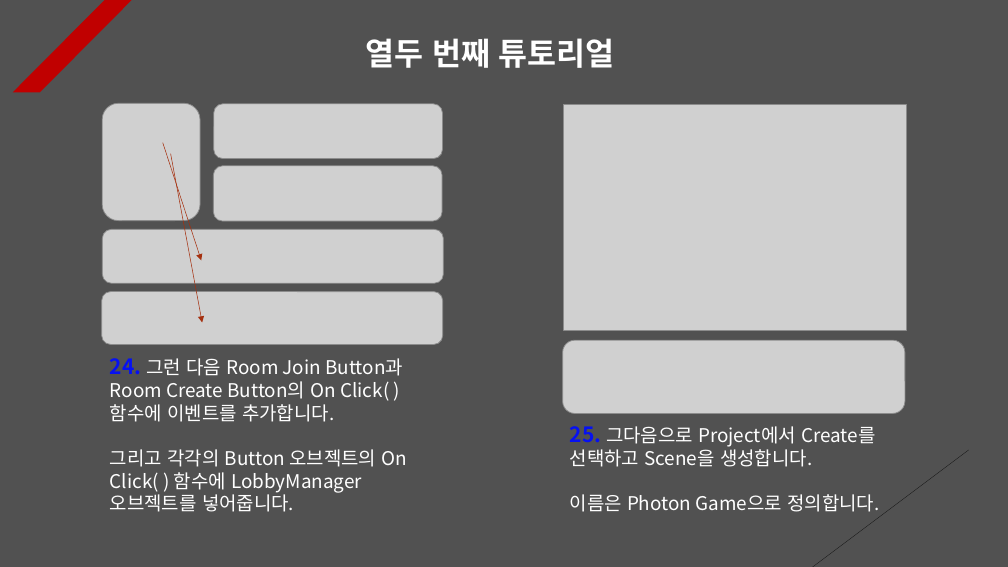
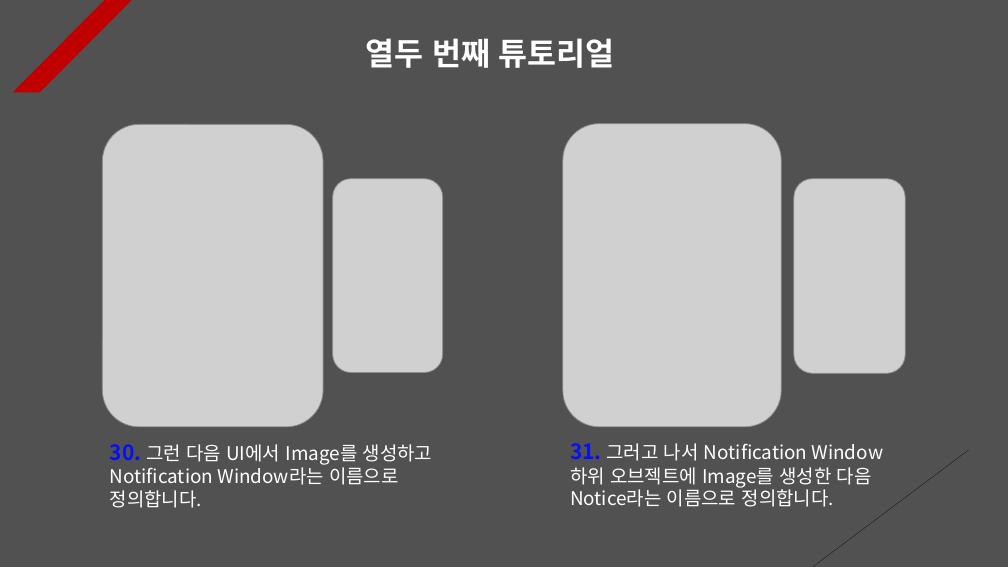
Before and after one commit to Unity2033/3D-UnityEngine, a slide deck: slide 12 of Assets/Class/Photon Server/PPT Data/Photon Room.pptx. Drawn at 1008x567 pixels with LibreOffice and Linux fonts; fonts in the diff are those of the drawing; grey boxes stand for pictures. Boxes give left, top, right and bottom in pixels: in the first picture for what was removed or moved away, otherwise in the second. Text is boxed around its words. In the diff, an @@ line names an element or a change of style, - is before the commit and + after.

```diff
--- a/Assets/Class/Photon Server/PPT Data/Photon Room.pptx
+++ b/Assets/Class/Photon Server/PPT Data/Photon Room.pptx
@@ picture removed at box(102, 104, 200, 221) @@
@@ picture removed at box(214, 104, 442, 158) @@
@@ picture removed at box(564, 104, 907, 330) @@
@@ picture added at box(102, 125, 323, 427) @@
@@ arrow removed from (163, 143) to (201, 260) @@
@@ picture added at box(563, 124, 782, 427) @@
@@ arrow removed from (171, 154) to (202, 323) @@
@@ picture removed at box(213, 166, 442, 221) @@
@@ picture added at box(333, 178, 443, 372) @@
@@ picture added at box(794, 178, 905, 373) @@
@@ picture removed at box(102, 229, 443, 283) @@
@@ picture removed at box(102, 292, 443, 345) @@
@@ text removed at box(110, 358, 408, 512) @@
-24. 그런 다음 Room Join Button과 Room Create Button의 On Click( ) 함수에 이벤트를 추가합니다.
-그리고 각각의 Button 오브젝트의 On Click( ) 함수에 LobbyManager 오브젝트를 넣어줍니다.
@@ picture removed at box(563, 340, 905, 414) @@
@@ text added at box(110, 444, 433, 508), 18 pt, text #FFFFFF @@
+30. 그런 다음 UI에서 Image를 생성하고 Notification Window라는 이름으로 정의합니다.
@@ text at box(570, 443, 884, 507): text changed @@
-25. 그다음으로 Project에서 Create를 선택하고 Scene을 생성합니다.
-이름은 Photon Game으로 정의합니다.
+31. 그러고 나서 Notification Window 하위 오브젝트에 Image를 생성한 다음 Notice라는 이름으로 정의합니다.
```
Also in this commit, not shown: 4 other slides changed, 2 slides added, 1 slide removed, 17 other files.
